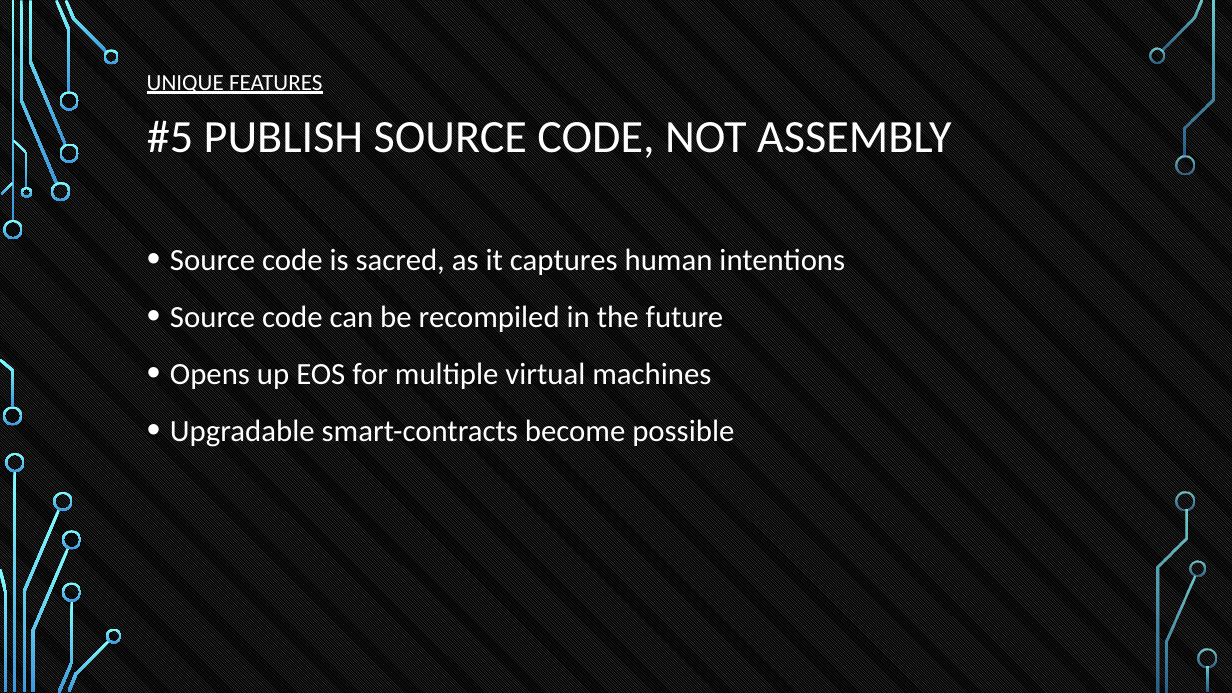
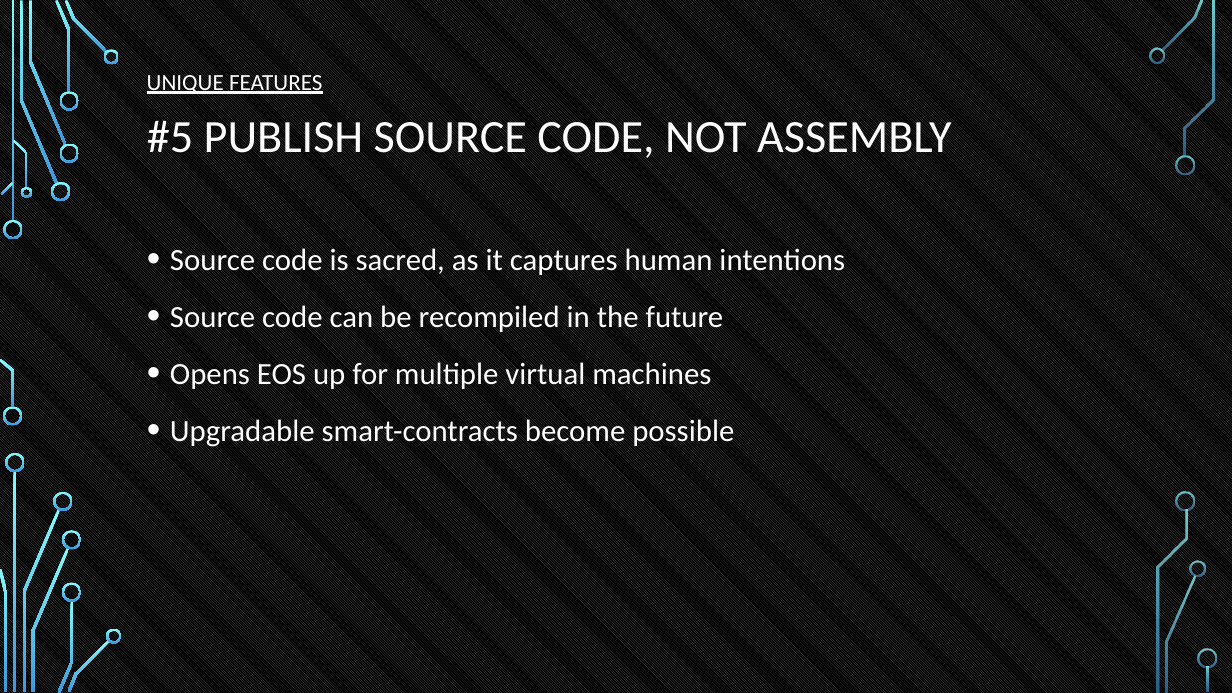
Before and after one commit to tokenika/tokenika.github.io, a slide deck: slide 33 of WarsawBlock.pptx. Drawn at 1232x693 pixels with LibreOffice and Linux fonts; fonts in the diff are those of the drawing; background and template pictures are left out. Boxes give left, top, right and bottom in pixels: in the first picture for what was removed or moved away, otherwise in the second. Text is boxed around its words. In the diff, an @@ line names an element or a change of style, - is before the commit and + after.

```diff
--- a/WarsawBlock.pptx
+++ b/WarsawBlock.pptx
@@ text at (x1=170, y1=362, x2=711, y2=389): text changed @@
-• Opens up EOS for multiple virtual machines
+• Opens EOS up for multiple virtual machines
```
Also in this commit, not shown: 5 other slides changed, 6 slides removed, 3 other files.
